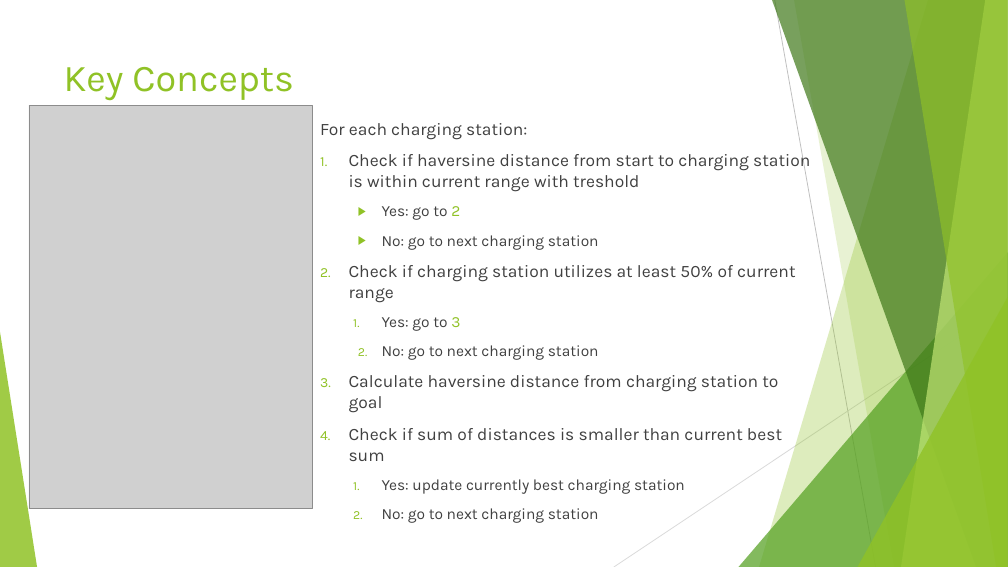
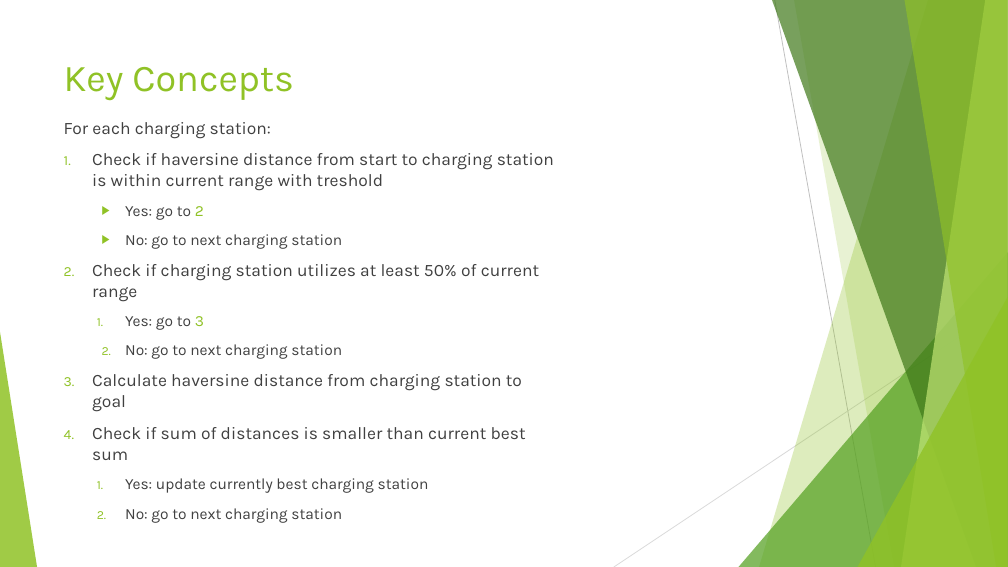
Before and after one commit to mathonto/eMaps, a slide deck: slide 8 of doc/presentation/fapra.pptx. Drawn at 1008x567 pixels with LibreOffice and Linux fonts; fonts in the diff are those of the drawing; grey boxes stand for pictures. Boxes give left, top, right and bottom in pixels: in the first picture for what was removed or moved away, otherwise in the second. Text is boxed around its words. In the diff, an @@ line names an element or a change of style, - is before the commit and + after.

```diff
--- a/doc/presentation/fapra.pptx
+++ b/doc/presentation/fapra.pptx
@@ picture removed at box(29, 105, 312, 509) @@
@@ text "For each charging station:": place and size @@
-text "For each charging station:" at box(320, 123, 810, 523)
+text "For each charging station:" at box(64, 122, 554, 523)
```
Also in this commit, not shown: 1 other slide changed, 1 other file.
